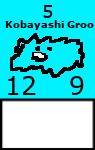
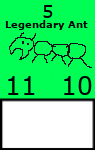
Comparing the layer stacks of the two 95×150 images. Changes:
painted on "Card Art" over (9, 32, 92, 78)
renamed "Kobayashi Groo" to "Legendary Ant", painted on it over (5, 20, 94, 30)
painted on "Health" over (64, 76, 92, 95)
painted on "Attack" over (22, 76, 36, 95)
painted on "Background" over (0, 0, 95, 100)
